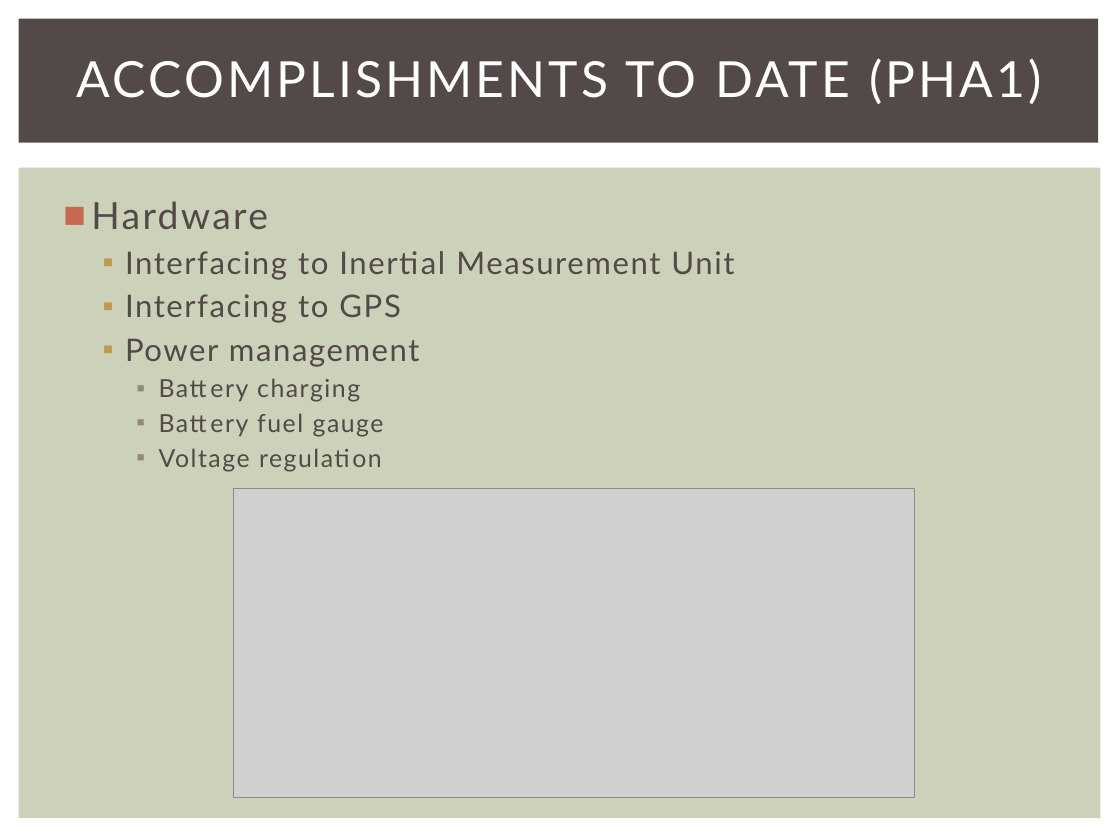
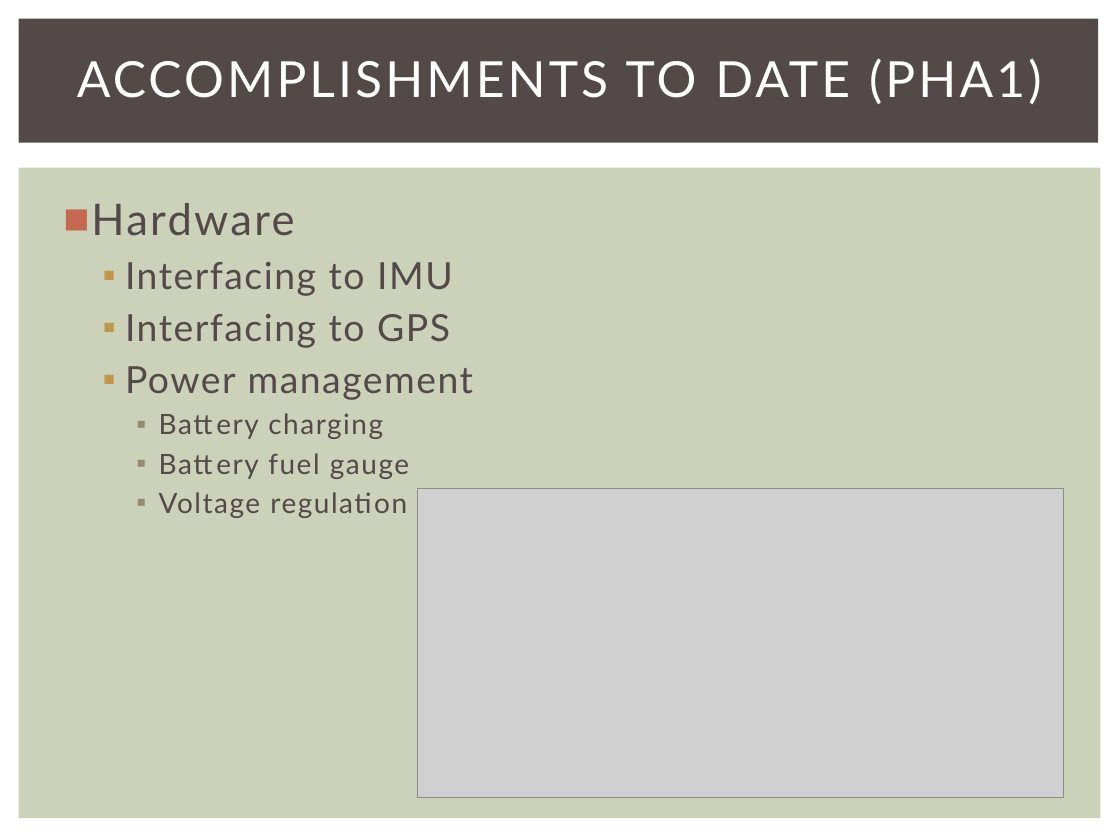
Before and after one commit to snowpuppy/augreality, a slide deck: slide 8 of doc/AugRealityMidReview.pptx. Drawn at 1120x840 pixels with LibreOffice and Linux fonts; fonts in the diff are those of the drawing; grey boxes stand for pictures. Boxes give left, top, right and bottom in pixels: in the first picture for what was removed or moved away, otherwise in the second. Text is boxed around its words. In the diff, an @@ line names an element or a change of style, - is before the commit and + after.

Commit message:
Revise most of GH and Dr. J changes
Need:
 - picture replacements
 - timeline with larger font
 - budget audit

```diff
--- a/doc/AugRealityMidReview.pptx
+++ b/doc/AugRealityMidReview.pptx
@@ text at (91, 203, 473, 518): size 24 to 28 pt in "Hardware"; size 20 to 24 pt in "Interfacing to GPS", "Power management"; size 16 to 18 pt in "Battery charging", "Battery fuel gauge", "Voltage regulation" @@
@@ text at (125, 262, 453, 296): text changed; size 20 to 24 pt @@
-  ▪ Interfacing to Inertial Measurement Unit
+  ▪ Interfacing to IMU
@@ picture: place and size @@
-picture at (233, 489, 914, 797)
+picture at (418, 489, 1064, 797)
```
Also in this commit, not shown: 10 other slides changed.
